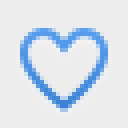
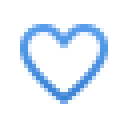
Two versions of the same layered image (128x128). Layer-by-layer changes:
painted on "200% icon-blue@2x.png, icon-blue.png" over (x1=16, y1=24, x2=108, y2=112)
hid "example background" over (x1=0, y1=0, x2=128, y2=128)
